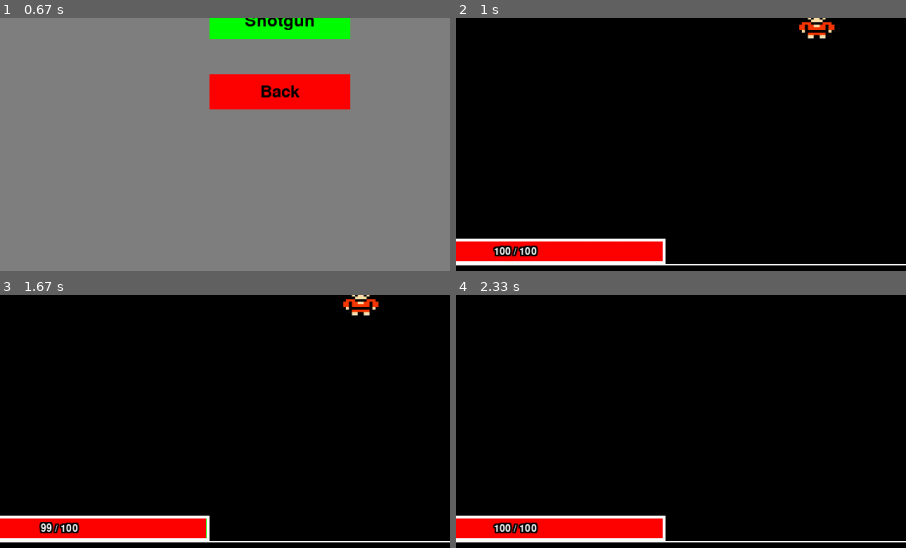
Above: before the commit, frames 1-4 (two rows, left to right).
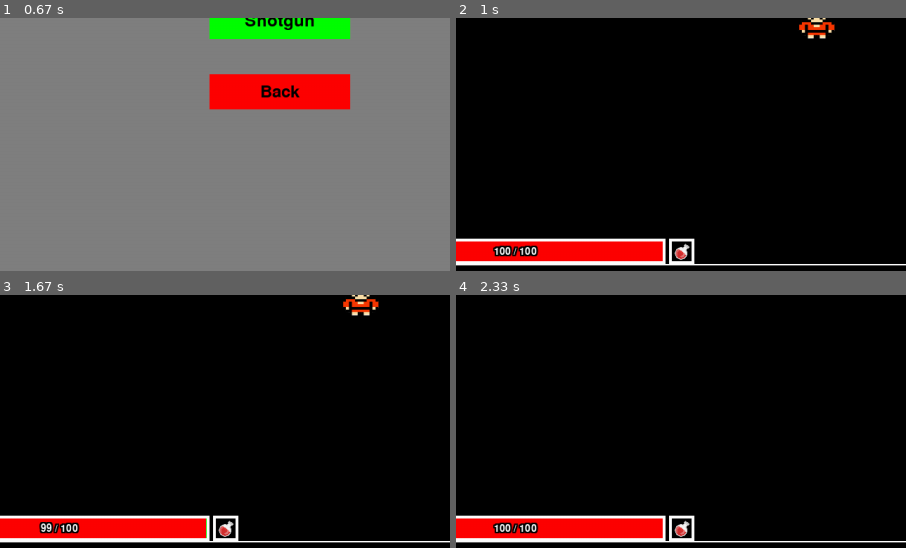
Above: after the commit, the same moments.

Repository: BeanSparrow/ChatGPT-Assisted-PyGame
Game: pygame game, started from game.py
Same seed, same stepped clock (60 frames per second), same inputs: the game is played once before the commit and once after it.
Inputs:
- Up to frame 1 (0.67 s): click "Play Game" at 0.38 s
- Up to frame 2 (1 s): click "Machine Gun" at 0.72 s
- Up to frame 3 (1.67 s): tap 2 at 1 s; tap 1 at 1.33 s
- Up to frame 4 (2.33 s): hold D 1.67-2.13 s; tap 1 at 1.82 s; hold W from 2.17 s (still down)
The pictures show only the part of the screen within x 10-60%, y 50-100%; the shares and areas given below are measured in that part.

Frame 1 is identical in both runs. In frame 2, 0.4% of the frame differs, in the area x 47-54%, y 86-98%; in frame 3, 0.4%; in frame 4, 0.4%.

Commit message:
Added Potion Image

Diff:
--- /dev/null
+++ b/Game Info.txt
@@ -0,0 +1,8 @@
+Player PowerUps
+
+Player Stats
+- Health
+- speed
+- Armor
+- EXP rate
+- damage
--- a/game.py
+++ b/game.py
@@ -7,6 +7,7 @@
 from player import Player
 from enemy import Enemy
 from exp_coin import EXPCoin
+from modifiers import Modifiers
 from menus import create_main_menu
 from menus import create_weapon_selection_menu
 from menus import show_game_over_screen
@@ -63,9 +64,12 @@
         # Creating Settings
         self.settings = Settings(SCREEN_WIDTH, SCREEN_HEIGHT)
 
+        # Power Ups
+        self.modifiers = Modifiers()
+
         # Create the player
         self.player_group = pygame.sprite.Group()
-        self.player = Player(self.settings.screen_width, self.settings.screen_height, self.screen)
+        self.player = Player(self.settings.screen_width, self.settings.screen_height, self.screen, self.modifiers)
         self.player_group.add(self.player)
 
         # Store Enemies
@@ -147,7 +151,7 @@
                 for player, exp_coins in self.exp_pickup_collision.items():
                     for exp in exp_coins:
                         exp.kill()
-                        player.experience += 1
+                        player.gain_exp()
                 self.player_gained_exp = False
                 self.exp_pickup_collision = {}
 
--- a/health_bar.py
+++ b/health_bar.py
@@ -5,31 +5,31 @@
         # Health Bar Stats
         self.screen = screen
         self.exp_bar_height = exp_bar_height
-        self.health_bar_width = self.screen.get_width() // 3
-        self.health_bar_height = self.screen.get_height() // 20
-        self.health_bar_x = 0
-        self.health_bar_y = self.screen.get_height() - (self.health_bar_height + self.exp_bar_height - 2)
+        self.width = self.screen.get_width() // 3
+        self.height = self.screen.get_height() // 20
+        self.x = 0
+        self.y = self.screen.get_height() - (self.height + self.exp_bar_height - 2)
         self.health_change_speed = .25
 
     def health_bar_draw(self, current_health, max_health, health_target):
         transition_color = (0,0,0)
-        health_ratio = max_health / self.health_bar_width
-        health_bar_rect = pygame.Rect(self.health_bar_x, self.health_bar_y, health_target / health_ratio, self.health_bar_height)
+        health_ratio = max_health / self.width
+        health_bar_rect = pygame.Rect(self.x, self.y, health_target / health_ratio, self.height)
         if current_health < health_target:
             current_health += self.health_change_speed
             transition_color = (0,255,0)
             transition_width = abs(current_health - health_target) / health_ratio
-            transition_bar_rect = pygame.Rect(health_bar_rect.right - transition_width, self.health_bar_y, transition_width, self.health_bar_height)
+            transition_bar_rect = pygame.Rect(health_bar_rect.right - transition_width, self.y, transition_width, self.height)
         elif current_health > health_target:
             current_health -= self.health_change_speed
             transition_color = (255,255,0)
-            transition_bar_rect = pygame.Rect(health_bar_rect.right, self.health_bar_y, (current_health - health_target) / health_ratio, self.health_bar_height)
+            transition_bar_rect = pygame.Rect(health_bar_rect.right, self.y, (current_health - health_target) / health_ratio, self.height)
         else:
             transition_bar_rect = pygame.Rect(health_bar_rect.right, 1000, 0, 25)
 
         pygame.draw.rect(self.screen, (255, 0, 0), health_bar_rect)
         pygame.draw.rect(self.screen, transition_color, transition_bar_rect)
-        pygame.draw.rect(self.screen, (255, 255, 255), (self.health_bar_x, self.health_bar_y, self.health_bar_width, self.health_bar_height), 4)
+        pygame.draw.rect(self.screen, (255, 255, 255), (self.x, self.y, self.width, self.height), 4)
 
         self.health_text(current_health, max_health)
 
@@ -37,7 +37,7 @@
 
     def health_text(self, current_health, max_health):
         # Draw health text
-        font_size = int(self.health_bar_height * 0.6)  # 60% of the health bar's height
+        font_size = int(self.height * 0.6)  # 60% of the health bar's height
         font = pygame.font.Font(None, font_size)
         health_text = f"{int(current_health)} / {max_health}"
         text_color = (255, 255, 255)  # White
@@ -45,8 +45,8 @@
         border_size = 2
 
         # Calculate the position of the text
-        text_x = self.health_bar_x + (self.health_bar_width - font.size(health_text)[0]) // 2
-        text_y = self.health_bar_y + (self.health_bar_height - font.size(health_text)[1]) // 2
+        text_x = self.x + (self.width - font.size(health_text)[0]) // 2
+        text_y = self.y + (self.height - font.size(health_text)[1]) // 2
 
         # Render the text with a border
         for dx, dy in [(x, y) for x in range(-border_size, border_size + 1) for y in range(-border_size, border_size + 1)]:
--- /dev/null
+++ b/modifiers.py
@@ -0,0 +1,12 @@
+import pygame
+
+class Modifiers():
+    def __init__(self):
+
+        # Player Modifiers
+        self.player_damage = 1
+        self.player_speed = 1
+        self.exp_increase = 1
+        self.player_armor = 0
+        self.player_dodge = 0
+        self.player_max_health = 0
--- a/player.py
+++ b/player.py
@@ -5,19 +5,29 @@
 from weapon import Shotgun
 from exp_bar import EXPBar
 from health_bar import HealthBar
+from potion import Potion
 
 class Player(pygame.sprite.Sprite):
-    def __init__(self, screen_width, screen_height, screen):
+    def __init__(self, screen_width, screen_height, screen, modifiers):
         super().__init__()
+        #Modifiers
+        self.modifiers = modifiers
+
         # Player Stats
         self.size = 60
         self.experience = 0
-        self.max_health = 100
+        self.max_health = 100 + self.modifiers.player_max_health
         self.current_health = 100
-        self.speed = 5
+        self.speed = 5 * self.modifiers.player_speed
+
+        # Screen Settings
+        self.screen = screen
+
+        # Player Weapon Choice
+        self.weapon = Pistol()
+
+        # Player Death Flag
         self.is_dead = False
-        self.screen = screen
-        self.weapon = Pistol()
 
         # Experience Bar
         self.exp_bar = EXPBar(self.screen)
@@ -25,6 +35,11 @@
         # Health Bar
         self.health_bar = HealthBar(self.screen, self.exp_bar.bar_height)
         self.health_target = 100
+
+        # Potion
+        self.potion_group = pygame.sprite.Group()
+        self.potion = Potion(self.screen, self.exp_bar.bar_height)
+        self.potion_group.add(self.potion)
 
         # Player Sprite
         self.picture_path = "Assets\Img\Player\player_test.png"
@@ -46,6 +61,8 @@
     def update(self):
         self.current_health = self.health_bar.health_bar_draw(self.current_health, self.max_health, self.health_target)
         self.exp_bar.experience_bar_draw(self.experience)
+        self.potion_group.update()
+        self.potion_group.draw(self.screen)
 
     def move(self, dx, dy):
         # Calculate the new positions for each point of the triangle
@@ -76,6 +93,9 @@
         elif weapon == "Shotgun":
             self.weapon = Shotgun()
 
+    def gain_exp(self):
+        self.experience += 1 * self.modifiers.exp_increase
+
     def take_damage(self, amount):
         if self.health_target> 0:
             self.health_target-= amount
--- /dev/null
+++ b/potion.py
@@ -0,0 +1,22 @@
+import pygame
+
+class Potion(pygame.sprite.Sprite):
+    def __init__(self, screen, exp_bar_height):
+        super().__init__()
+        # Potion Stats
+        self.padding = 5
+        self.screen = screen
+        self.exp_bar_height = exp_bar_height
+        self.height = self.screen.get_height() // 20
+        self.width = self.height
+        self.centerx = self.screen.get_width() // 3 + (self.width //2) + self.padding
+        self.centery = self.screen.get_height() - ((self.height // 2) + self.exp_bar_height - 2)
+        self.x = self.screen.get_width() // 3 + self.padding
+        self.y = self.screen.get_height() - (self.height + self.exp_bar_height - 2)
+        self.image = pygame.transform.scale(pygame.image.load("Assets\Img\Potion\health_potion.png").convert_alpha(), (self.width, self.height))
+        self.rect = self.image.get_rect()
+        self.rect.center = (self.centerx, self.centery)
+
+    def update(self):
+        pygame.draw.rect(self.screen, (255, 255, 255), (self.x, self.y, self.width, self.height), 4)
+        pass
Binary file added: Assets/Img/Potion/Untitled.png
Binary file added: Assets/Img/Potion/health_potion.png
